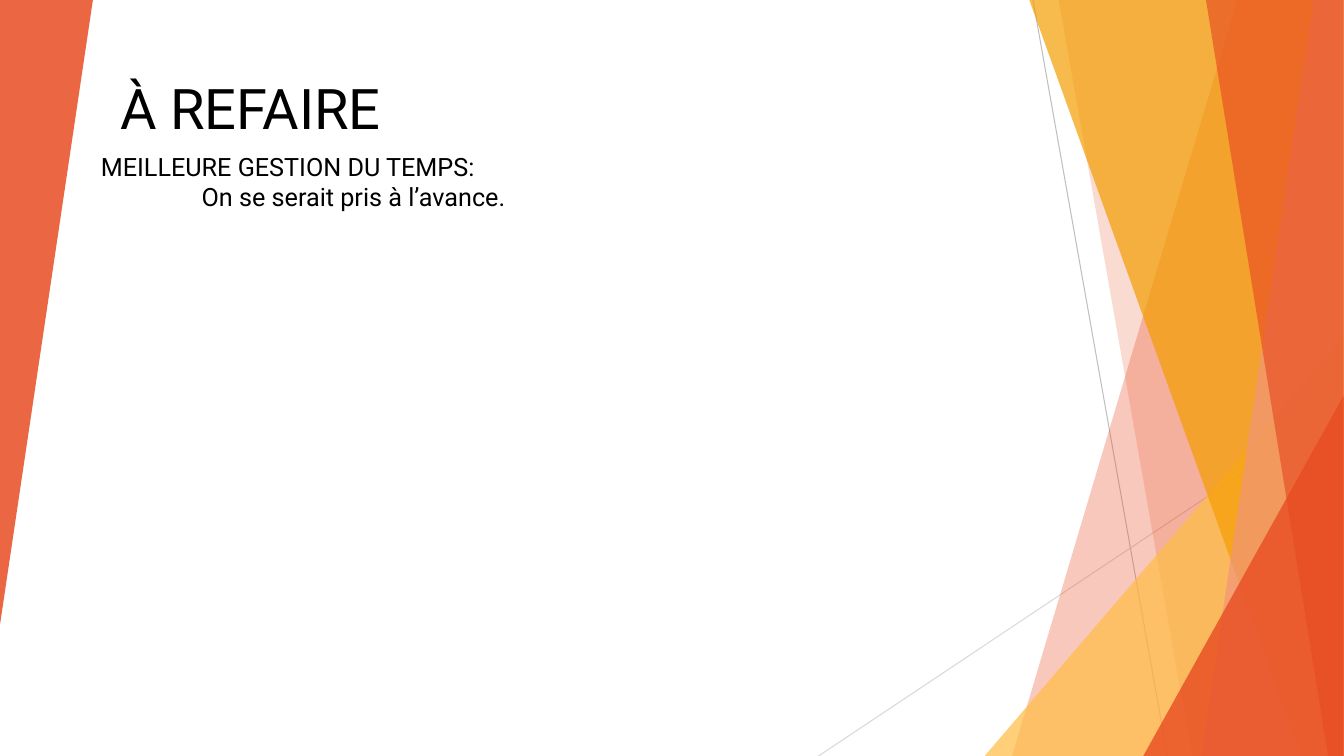
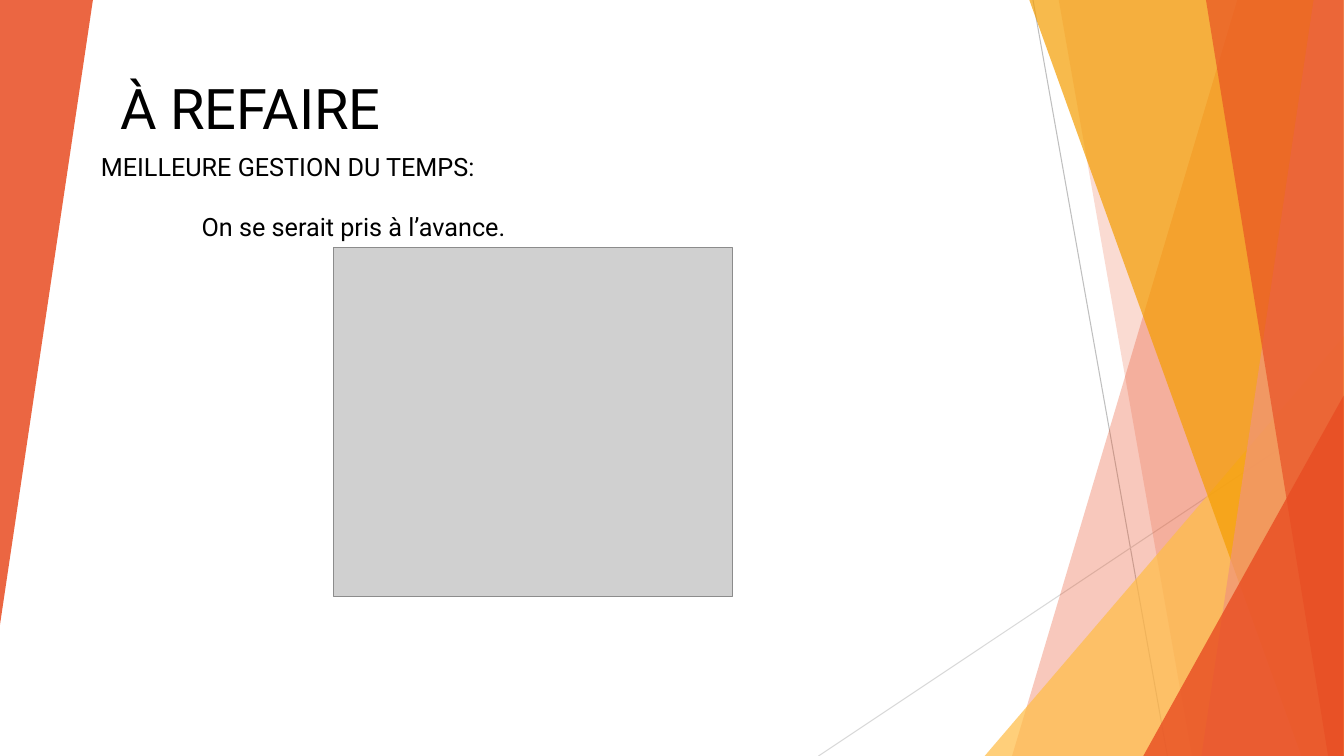
Before and after one commit to prooli22/MemesPasGame, a slide deck: slide 13 of Présentation PP.pptx (slide 12 before the commit). Drawn at 1344x756 pixels with LibreOffice and Linux fonts; fonts in the diff are those of the drawing; grey boxes stand for pictures. Boxes give left, top, right and bottom in pixels: in the first picture for what was removed or moved away, otherwise in the second. Text is boxed around its words. In the diff, an @@ line names an element or a change of style, - is before the commit and + after.

```diff
--- a/Présentation PP.pptx
+++ b/Présentation PP.pptx
@@ text "MEILLEURE GESTION DU TEMPS:" rewrapped from bbox=[101, 158, 505, 211] to bbox=[101, 158, 505, 241] @@
@@ picture added at bbox=[334, 248, 733, 597] @@
```
Also in this commit, not shown: 10 other slides changed, 1 slide added, 6 other files.
